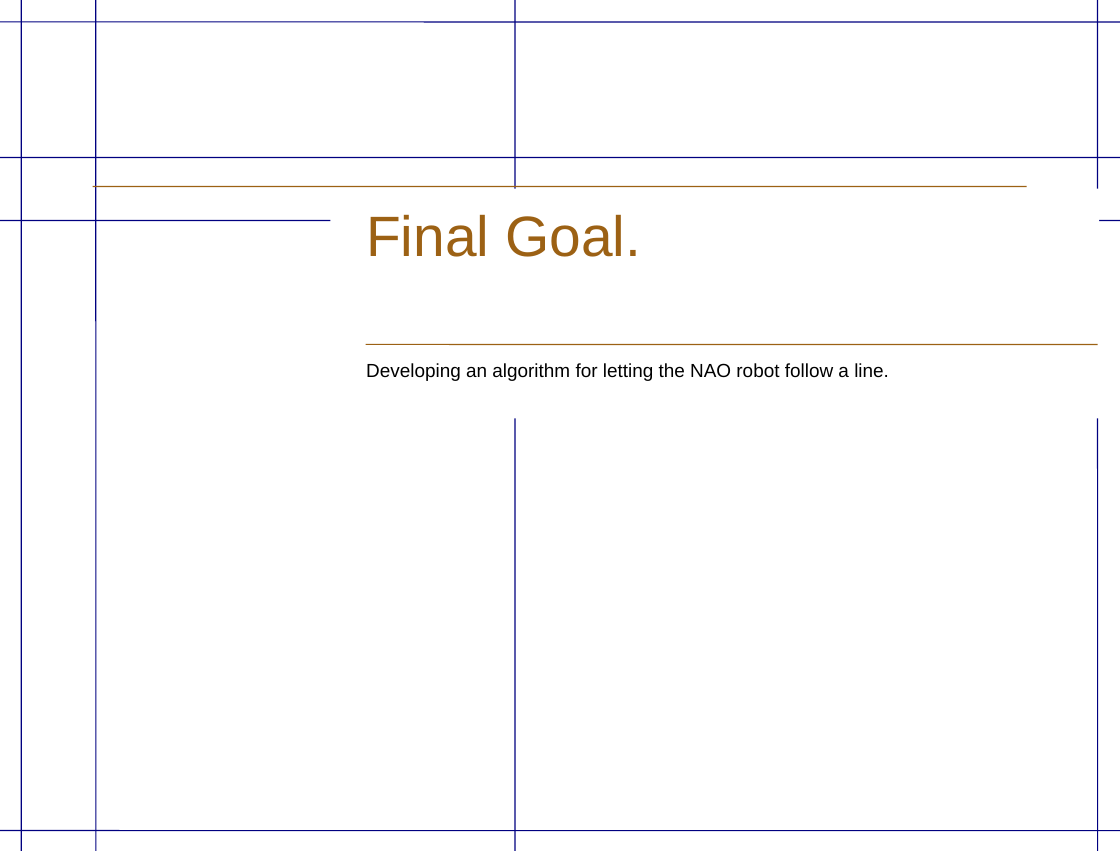
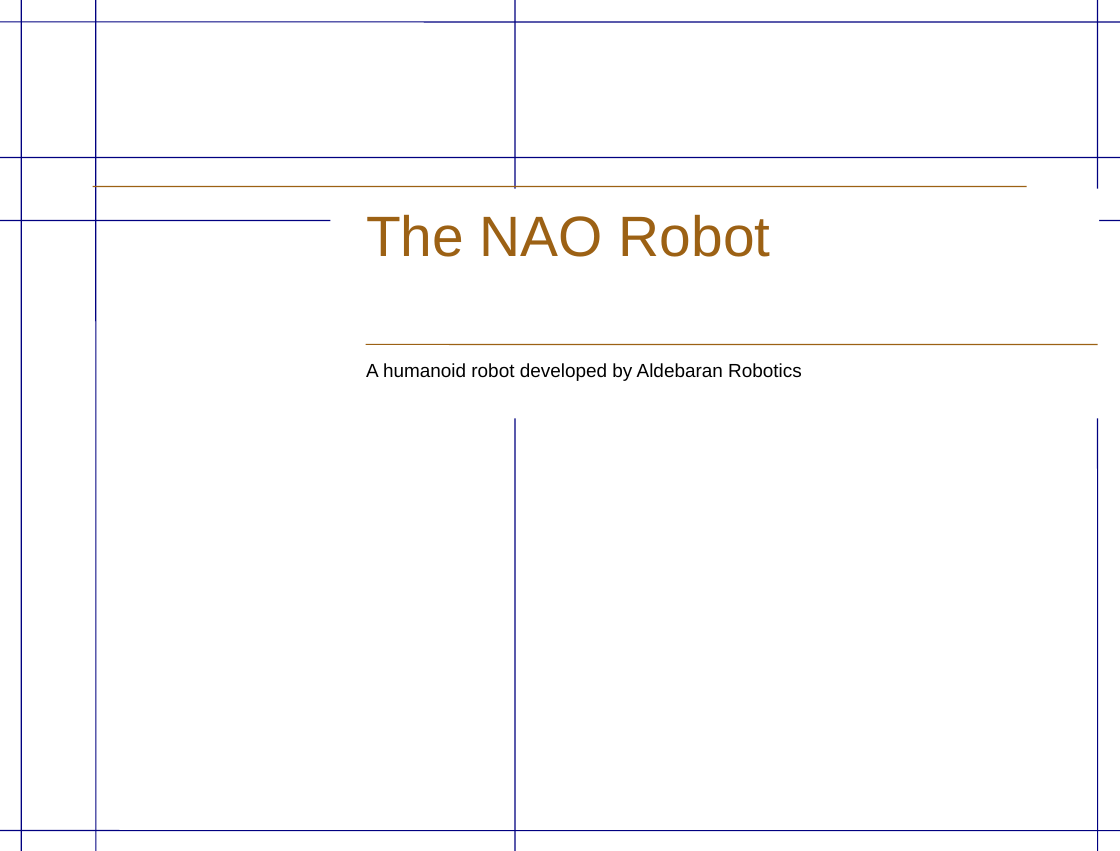
Before and after one commit to TabTabTab/NaoPresentation, a slide deck: slide 2 of NAOPresentation.odp. Drawn at 1120x851 pixels with LibreOffice and Linux fonts; fonts in the diff are those of the drawing; background and template pictures are left out. Boxes give left, top, right and bottom in pixels: in the first picture for what was removed or moved away, otherwise in the second. Text is boxed around its words. In the diff, an @@ line names an element or a change of style, - is before the commit and + after.

```diff
--- a/NAOPresentation.odp
+++ b/NAOPresentation.odp
@@ title at [366, 214, 771, 257]: text changed @@
-Final Goal.
+The NAO Robot
@@ subtitle at [366, 363, 802, 381]: text changed @@
-Developing an algorithm for letting the NAO robot follow a line.
+A humanoid robot developed by Aldebaran Robotics
```
Also in this commit, not shown: 2 other slides changed, 1 slide added, 1 slide removed, 1 other file.
